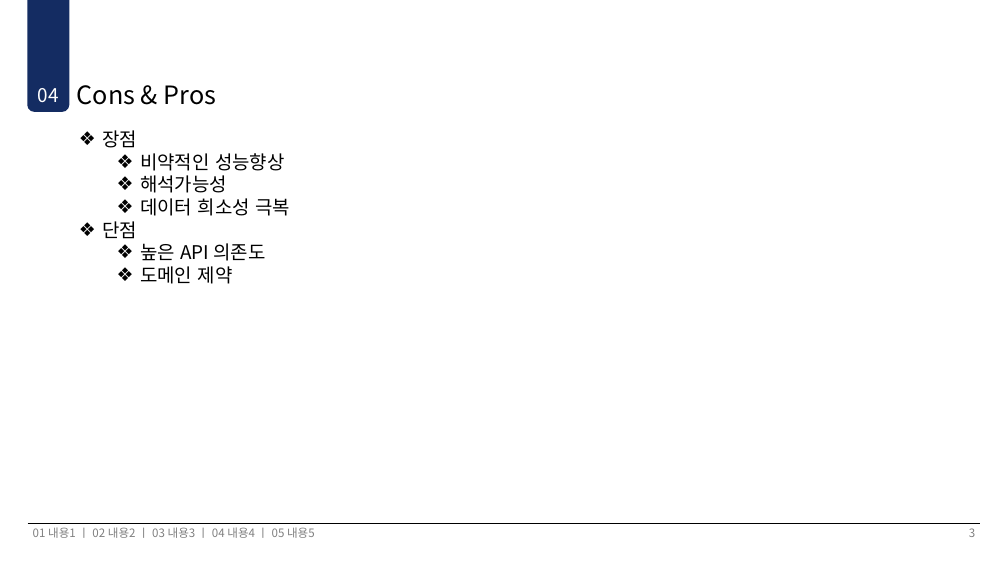
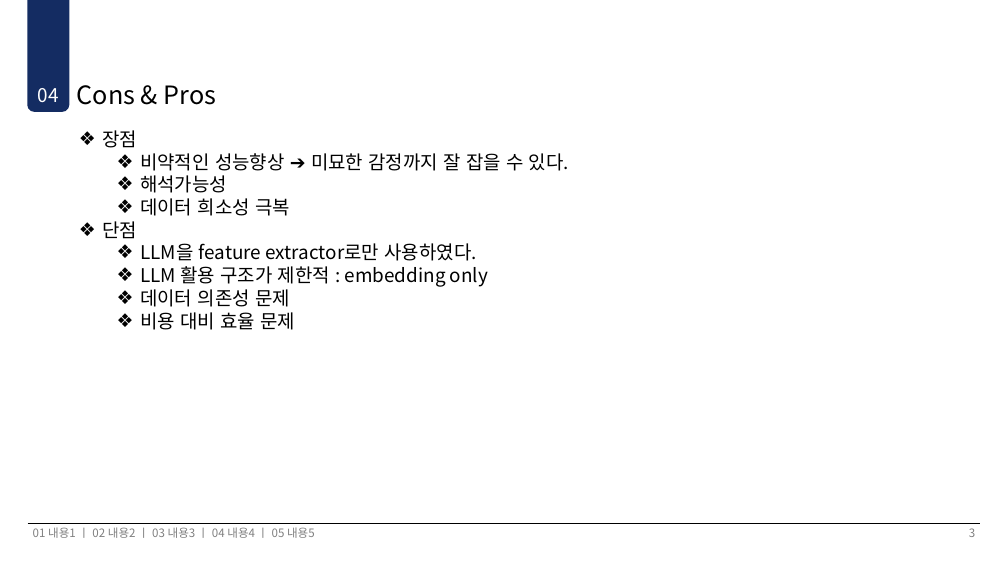
Before and after one commit to jinjukim12/jinjukim12.github.io, a slide deck: slide 5 of LLM_homework.pptx. Drawn at 1008x567 pixels with LibreOffice and Linux fonts; fonts in the diff are those of the drawing. Boxes give left, top, right and bottom in pixels: in the first picture for what was removed or moved away, otherwise in the second. Text is boxed around its words. In the diff, an @@ line names an element or a change of style, - is before the commit and + after.

```diff
--- a/LLM_homework.pptx
+++ b/LLM_homework.pptx
@@ text at <box>140,153,564,171</box>: text changed @@
-  ❖ 비약적인 성능향상
+  ❖ 비약적인 성능향상 ➔ 미묘한 감정까지 잘 잡을 수 있다.
@@ text at <box>140,243,488,330</box>: text changed @@
-  ❖ 높은 API 의존도
-  ❖ 도메인 제약
+  ❖ LLM을 feature extractor로만 사용하였다.
+  ❖ LLM 활용 구조가 제한적 : embedding only
+  ❖ 데이터 의존성 문제
+  ❖ 비용 대비 효율 문제
```
Also in this commit, not shown: 2 other slides changed.
